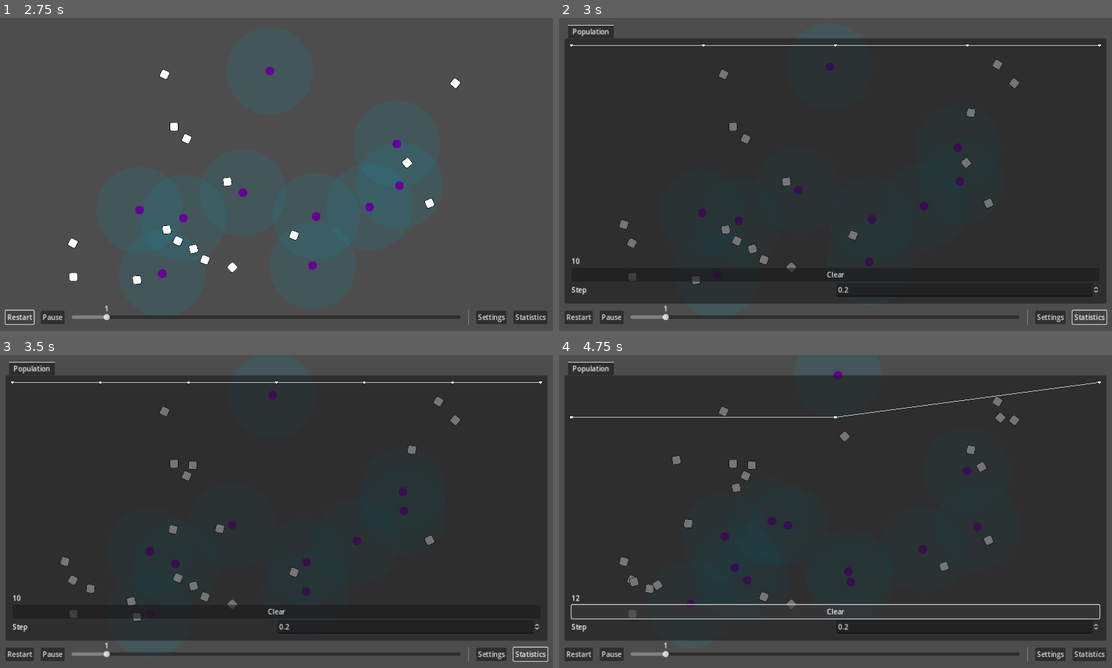
Above: before the commit, frames 1-4 (two rows, left to right).
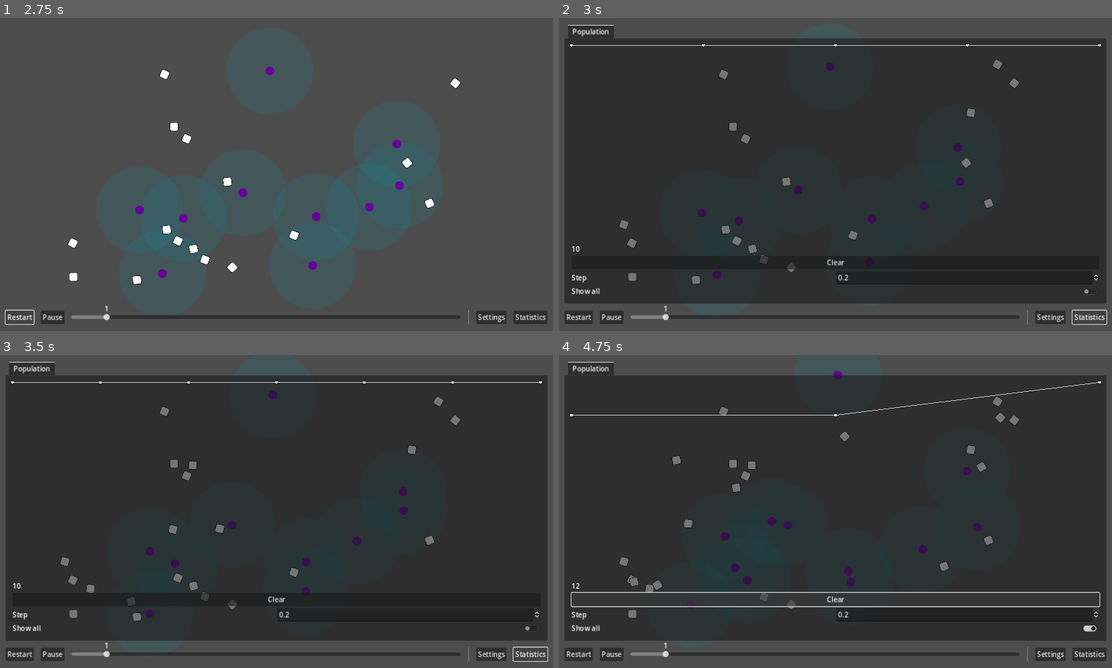
Above: after the commit, the same moments.

Repository: wivest/Natural-Selection
Game: Godot game, scene res://main.tscn
Two runs of this game, one before a commit and one after it. Both use one fixed random seed, a clock stepped at 60 frames per second and the inputs below.
Inputs (mouse positions are in pixels of both pictures, inside the frame that each line leads up to):
- Up to frame 1 (2.75 s): click "Restart" at 0.5 s; click "Restart" at 1.25 s; click "Restart" at 2 s
- Up to frame 2 (3 s): click "Statistics" at 2.75 s
- Up to frame 3 (3.5 s): no input
- Up to frame 4 (4.75 s): click (968, 627) at 3.52 s; click "Clear" at 4.25 s

Frame 1 is identical in both runs. In frame 2, 0.5% of the frame differs, in the area x 2-98%, y 72-89%; in frame 3, 0.5%; in frame 4, 2.4%, in the area x 2-98%, y 8-89%.

Commit message:
feat: create show all button

Diff:
--- a/ui/tabs/statistics/population/chart.gd
+++ b/ui/tabs/statistics/population/chart.gd
@@ -5,6 +5,7 @@
 @export var length_limit: int = 500
 
 var population: Array[Vector2] = []
+var show_all: bool = false
 
 var _previous_step: float = 0
 
@@ -26,7 +27,12 @@
 func _draw():
 	var prev: Vector2
 
-	var start_index: int = max(population.size() - length_limit, 0)
+	var start_index: int
+	if show_all:
+		start_index = 0
+	else:
+		start_index = max(population.size() - length_limit, 0)
+
 	var maximum: float = local_maximum(start_index, population.size())
 	var start_time: float = population[start_index].x
 	var end_time: float = population[- 1].x
--- /dev/null
+++ b/ui/tabs/statistics/show_all.gd
@@ -0,0 +1,6 @@
+extends CheckButton
+
+@export var chart: Chart
+
+func _on_toggled(toggled_on: bool):
+	chart.show_all = toggled_on
--- a/ui/tabs/statistics/statistics.tscn
+++ b/ui/tabs/statistics/statistics.tscn
@@ -1,9 +1,10 @@
-[gd_scene load_steps=5 format=3 uid="uid://thhd74d7nm65"]
+[gd_scene load_steps=6 format=3 uid="uid://thhd74d7nm65"]
 
 [ext_resource type="PackedScene" uid="uid://bybyo71adhl4m" path="res://ui/tabs/statistics/population/chart.tscn" id="1_7me1r"]
 [ext_resource type="Script" path="res://ui/tabs/statistics/population/counter.gd" id="1_epolv"]
 [ext_resource type="Script" path="res://ui/tabs/statistics/clear.gd" id="3_gml5g"]
 [ext_resource type="Script" path="res://ui/tabs/statistics/step.gd" id="3_u5uim"]
+[ext_resource type="Script" path="res://ui/tabs/statistics/show_all.gd" id="5_3clw3"]
 
 [node name="Statistics" type="TabContainer"]
 anchors_preset = 15
@@ -52,5 +53,20 @@
 script = ExtResource("3_u5uim")
 chart = NodePath("../../Graph")
 
+[node name="ShowAll" type="HBoxContainer" parent="Population/Population"]
+layout_mode = 2
+
+[node name="Label" type="Label" parent="Population/Population/ShowAll"]
+layout_mode = 2
+size_flags_horizontal = 3
+text = "Show all"
+
+[node name="CheckButton" type="CheckButton" parent="Population/Population/ShowAll" node_paths=PackedStringArray("chart")]
+layout_mode = 2
+size_flags_horizontal = 3
+script = ExtResource("5_3clw3")
+chart = NodePath("../../Graph")
+
 [connection signal="pressed" from="Population/Population/Clear" to="Population/Population/Clear" method="_on_pressed"]
 [connection signal="value_changed" from="Population/Population/Step/SpinBox" to="Population/Population/Step/SpinBox" method="_on_value_changed"]
+[connection signal="toggled" from="Population/Population/ShowAll/CheckButton" to="Population/Population/ShowAll/CheckButton" method="_on_toggled"]
